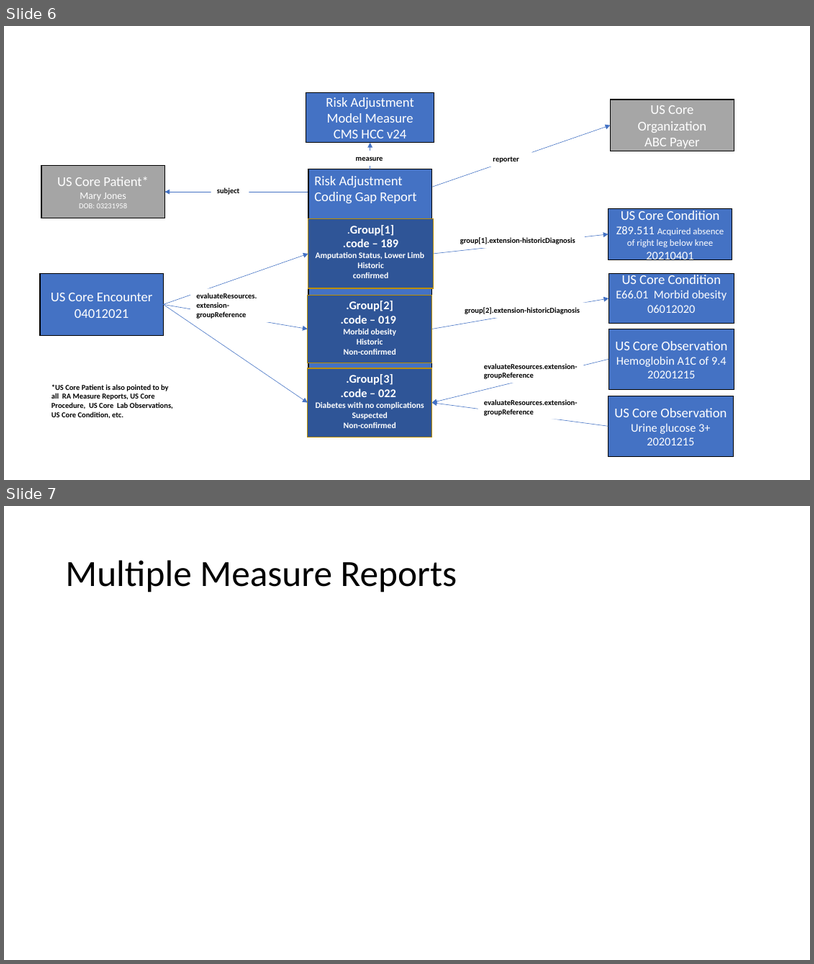
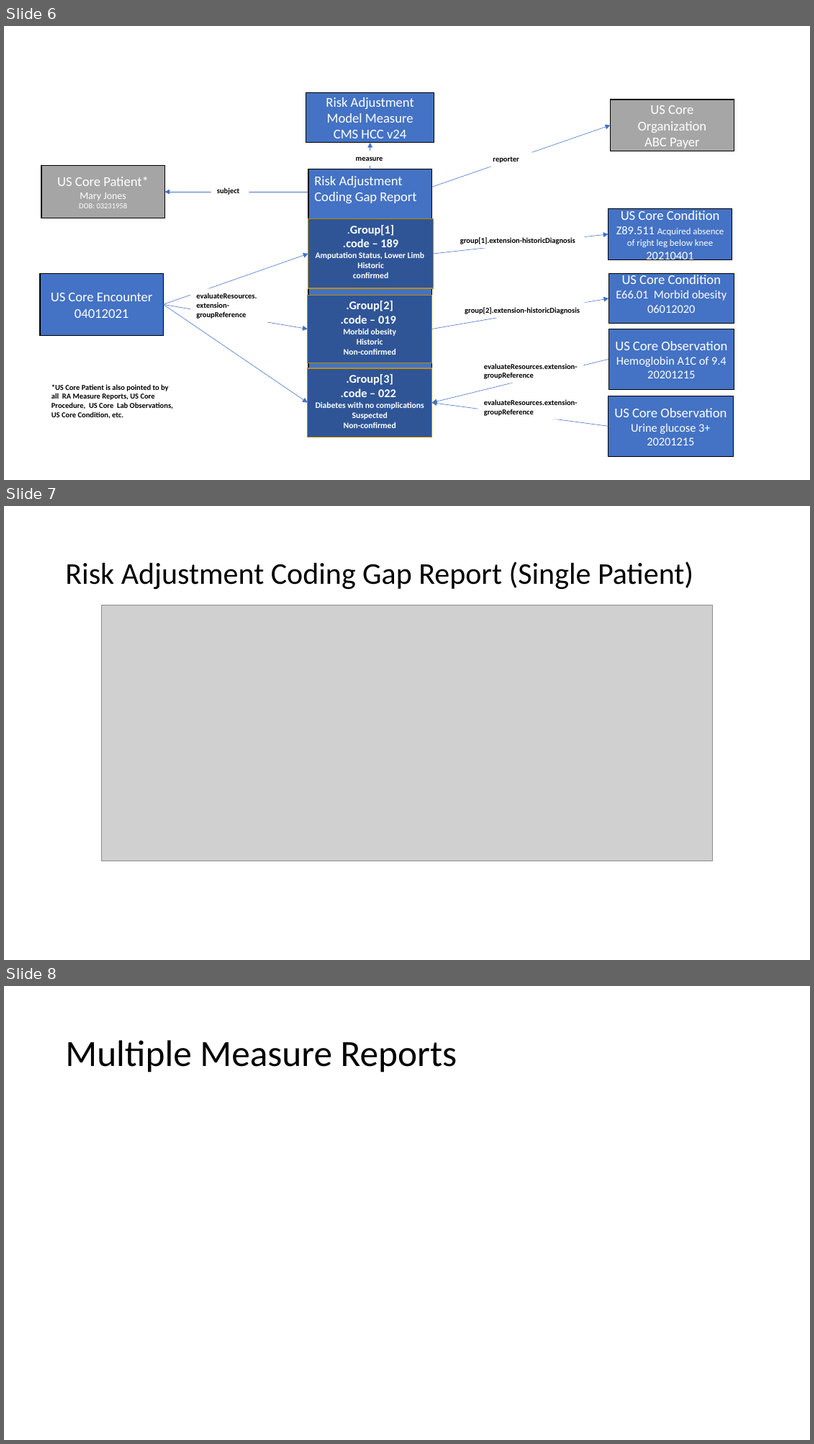
Before and after one commit to HL7/davinci-ra, a slide deck: input/images/Source/Risk Adjustment Images.pptx. Shown one above the other, each under a label of ours: slides 6 and 7 before the commit, slides 6, 7 and 8 after it. The pictures are 814x964 and 814x1444 pixels, drawn with LibreOffice and Linux fonts; fonts in the diff are those of the drawing; grey boxes stand for pictures. Boxes give left, top, right and bottom in pixels: in the first picture for what was removed or moved away, otherwise in the second. Text is boxed around its words. In the diff, an @@ line names an element or a change of style, - is before the commit and + after.

```diff
--- a/input/images/Source/Risk Adjustment Images.pptx
+++ b/input/images/Source/Risk Adjustment Images.pptx
@@ slide 7 added at (4,506,810,960), background #FFFFFF @@
@@ title added at (65,561,694,590), 36 pt, text #000000 @@
+Risk Adjustment Coding Gap Report (Single Patient)
@@ picture added at (102,605,713,861) @@
@@ what was slide 7 is now slide 8 @@
```
Also in this commit, not shown: 10 other files.
